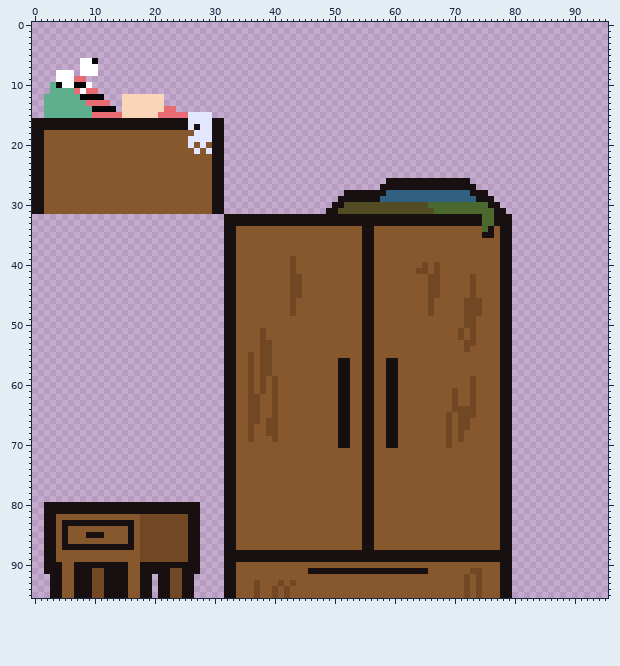
Two versions of one sprite sheet, Assets/Game/Sprites/Tiles/Pre-Flash/Wardrobe.png. That is the earlier state.
The file is 96x96 pixels.
New version:
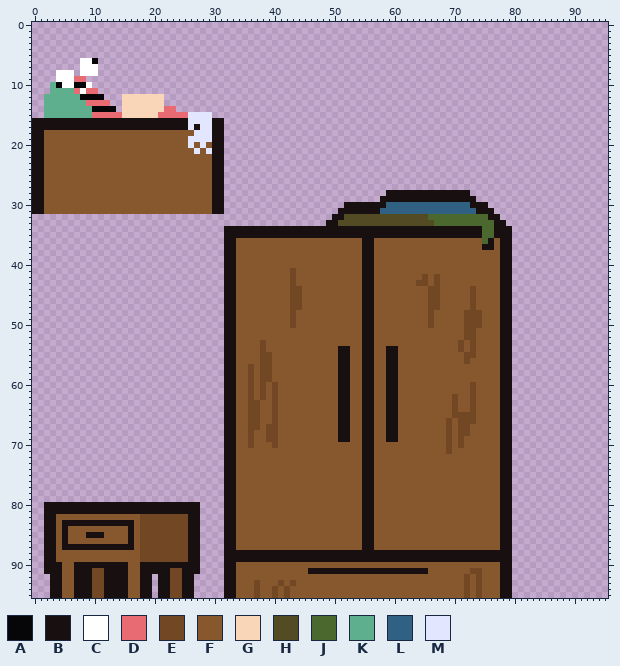
Palette (. is transparent): A #060608  B #181010  C #ffffff  D #e86a73  E #724824  F #87572d  G #fad6b8  H #524b24  J #4b692f  K #5daf8d  L #306082  M #e3e6ff
What changed:
@@ x 30..81 @@
 25 BB..................................................
-26 BB...........................BBBBBBBBBBBBBB.........
-27 BB..........................BBBBBBBBBBBBBBBB........
-28 BB....................BBBBBBBLLLLLLLLLLLLLLBBB......
-29 BB...................BBBBBBBLLLLLLLLLLLLLLLLBBB.....
-30 BB..................BBHHHHHHHHHHHHHHJJJJJJJJJJBB....
-31 BB.................BBHHHHHHHHHHHHHHHHJJJJJJJJJJBB...
-32 ..BBBBBBBBBBBBBBBBBBBBBBBBBBBBBBBBBBBBBBBBBBBJJBBB..
-33 ..BBBBBBBBBBBBBBBBBBBBBBBBBBBBBBBBBBBBBBBBBBBJJBBB..
-34 ..BBFFFFFFFFFFFFFFFFFFFFFBBFFFFFFFFFFFFFFFFFFJBFBB..
-35 ..BBFFFFFFFFFFFFFFFFFFFFFBBFFFFFFFFFFFFFFFFFFBBFBB..
-36 ..BBFFFFFFFFFFFFFFFFFFFFFBBFFFFFFFFFFFFFFFFFFFFFBB..
-37 ..BBFFFFFFFFFFFFFFFFFFFFFBBFFFFFFFFFFFFFFFFFFFFFBB..
+26 BB..................................................
+27 BB..................................................
+28 BB...........................BBBBBBBBBBBBBB.........
+29 BB..........................BBBBBBBBBBBBBBBB........
+30 BB....................BBBBBBBLLLLLLLLLLLLLLBBB......
+31 BB...................BBBBBBBLLLLLLLLLLLLLLLLBBB.....
+32 ....................BBHHHHHHHHHHHHHHJJJJJJJJJJBB....
+33 ...................BBHHHHHHHHHHHHHHHHJJJJJJJJJJBB...
+34 ..BBBBBBBBBBBBBBBBBBBBBBBBBBBBBBBBBBBBBBBBBBBJJBBB..
+35 ..BBBBBBBBBBBBBBBBBBBBBBBBBBBBBBBBBBBBBBBBBBBJJBBB..
+36 ..BBFFFFFFFFFFFFFFFFFFFFFBBFFFFFFFFFFFFFFFFFFJBFBB..
+37 ..BBFFFFFFFFFFFFFFFFFFFFFBBFFFFFFFFFFFFFFFFFFBBFBB..
 38 ..BBFFFFFFFFFFFFFFFFFFFFFBBFFFFFFFFFFFFFFFFFFFFFBB..
-39 ..BBFFFFFFFFFEFFFFFFFFFFFBBFFFFFFFFFFFFFFFFFFFFFBB..
-40 ..BBFFFFFFFFFEFFFFFFFFFFFBBFFFFFFFFEFEFFFFFFFFFFBB..
-41 ..BBFFFFFFFFFEFFFFFFFFFFFBBFFFFFFFEEFEFFFFFFFFFFBB..
-42 ..BBFFFFFFFFFEEFFFFFFFFFFBBFFFFFFFFFEEFFFFFEFFFFBB..
-43 ..BBFFFFFFFFFEEFFFFFFFFFFBBFFFFFFFFFEEFFFFFEFFFFBB..
+39 ..BBFFFFFFFFFFFFFFFFFFFFFBBFFFFFFFFFFFFFFFFFFFFFBB..
+40 ..BBFFFFFFFFFFFFFFFFFFFFFBBFFFFFFFFFFFFFFFFFFFFFBB..
+41 ..BBFFFFFFFFFEFFFFFFFFFFFBBFFFFFFFFFFFFFFFFFFFFFBB..
+42 ..BBFFFFFFFFFEFFFFFFFFFFFBBFFFFFFFFEFEFFFFFFFFFFBB..
+43 ..BBFFFFFFFFFEFFFFFFFFFFFBBFFFFFFFEEFEFFFFFFFFFFBB..
 44 ..BBFFFFFFFFFEEFFFFFFFFFFBBFFFFFFFFFEEFFFFFEFFFFBB..
 45 ..BBFFFFFFFFFEEFFFFFFFFFFBBFFFFFFFFFEEFFFFFEFFFFBB..
-46 ..BBFFFFFFFFFEFFFFFFFFFFFBBFFFFFFFFFEFFFFFEEEFFFBB..
-47 ..BBFFFFFFFFFEFFFFFFFFFFFBBFFFFFFFFFEFFFFFEEEFFFBB..
+46 ..BBFFFFFFFFFEEFFFFFFFFFFBBFFFFFFFFFEEFFFFFEFFFFBB..
+47 ..BBFFFFFFFFFEEFFFFFFFFFFBBFFFFFFFFFEEFFFFFEFFFFBB..
 48 ..BBFFFFFFFFFEFFFFFFFFFFFBBFFFFFFFFFEFFFFFEEEFFFBB..
-49 ..BBFFFFFFFFFFFFFFFFFFFFFBBFFFFFFFFFFFFFFFEEFFFFBB..
-50 ..BBFFFFFFFFFFFFFFFFFFFFFBBFFFFFFFFFFFFFFFEEFFFFBB..
-51 ..BBFFFFEFFFFFFFFFFFFFFFFBBFFFFFFFFFFFFFFEFEFFFFBB..
-52 ..BBFFFFEFFFFFFFFFFFFFFFFBBFFFFFFFFFFFFFFEFEFFFFBB..
-53 ..BBFFFFEEFFFFFFFFFFFFFFFBBFFFFFFFFFFFFFFFEEFFFFBB..
-54 ..BBFFFFEEFFFFFFFFFFFFFFFBBFFFFFFFFFFFFFFFEFFFFFBB..
-55 ..BBFFEFEEFFFFFFFFFFFFFFFBBFFFFFFFFFFFFFFFFFFFFFBB..
-56 ..BBFFEFEEFFFFFFFFFFFBBFFBBFFBBFFFFFFFFFFFFFFFFFBB..
+49 ..BBFFFFFFFFFEFFFFFFFFFFFBBFFFFFFFFFEFFFFFEEEFFFBB..
+50 ..BBFFFFFFFFFEFFFFFFFFFFFBBFFFFFFFFFEFFFFFEEEFFFBB..
+51 ..BBFFFFFFFFFFFFFFFFFFFFFBBFFFFFFFFFFFFFFFEEFFFFBB..
+52 ..BBFFFFFFFFFFFFFFFFFFFFFBBFFFFFFFFFFFFFFFEEFFFFBB..
+53 ..BBFFFFEFFFFFFFFFFFFFFFFBBFFFFFFFFFFFFFFEFEFFFFBB..
+54 ..BBFFFFEFFFFFFFFFFFFBBFFBBFFBBFFFFFFFFFFEFEFFFFBB..
+55 ..BBFFFFEEFFFFFFFFFFFBBFFBBFFBBFFFFFFFFFFFEEFFFFBB..
+56 ..BBFFFFEEFFFFFFFFFFFBBFFBBFFBBFFFFFFFFFFFEFFFFFBB..
 57 ..BBFFEFEEFFFFFFFFFFFBBFFBBFFBBFFFFFFFFFFFFFFFFFBB..
 58 ..BBFFEFEEFFFFFFFFFFFBBFFBBFFBBFFFFFFFFFFFFFFFFFBB..
-59 ..BBFFEFEFEFFFFFFFFFFBBFFBBFFBBFFFFFFFFFFFFEFFFFBB..
+59 ..BBFFEFEEFFFFFFFFFFFBBFFBBFFBBFFFFFFFFFFFFFFFFFBB..
 60 ..BBFFEFEFEFFFFFFFFFFBBFFBBFFBBFFFFFFFFFFFFEFFFFBB..
-61 ..BBFFEFEFEFFFFFFFFFFBBFFBBFFBBFFFFFFFFFEFFEFFFFBB..
-62 ..BBFFEEFFEFFFFFFFFFFBBFFBBFFBBFFFFFFFFFEFFEFFFFBB..
+61 ..BBFFEFEFEFFFFFFFFFFBBFFBBFFBBFFFFFFFFFFFFEFFFFBB..
+62 ..BBFFEFEFEFFFFFFFFFFBBFFBBFFBBFFFFFFFFFEFFEFFFFBB..
 63 ..BBFFEEFFEFFFFFFFFFFBBFFBBFFBBFFFFFFFFFEFFEFFFFBB..
-64 ..BBFFEEFFEFFFFFFFFFFBBFFBBFFBBFFFFFFFFFEEEEFFFFBB..
-65 ..BBFFEEFFEFFFFFFFFFFBBFFBBFFBBFFFFFFFFEFEEEFFFFBB..
-66 ..BBFFEEFEEFFFFFFFFFFBBFFBBFFBBFFFFFFFFEFEEFFFFFBB..
-67 ..BBFFEFFEEFFFFFFFFFFBBFFBBFFBBFFFFFFFFEFEEFFFFFBB..
-68 ..BBFFEFFEEFFFFFFFFFFBBFFBBFFBBFFFFFFFFEFEFFFFFFBB..
-69 ..BBFFEFFFEFFFFFFFFFFBBFFBBFFBBFFFFFFFFEFEFFFFFFBB..
-70 ..BBFFFFFFFFFFFFFFFFFBBFFBBFFBBFFFFFFFFEFFFFFFFFBB..
-71 ..BBFFFFFFFFFFFFFFFFFFFFFBBFFFFFFFFFFFFFFFFFFFFFBB..
+64 ..BBFFEEFFEFFFFFFFFFFBBFFBBFFBBFFFFFFFFFEFFEFFFFBB..
+65 ..BBFFEEFFEFFFFFFFFFFBBFFBBFFBBFFFFFFFFFEEEEFFFFBB..
+66 ..BBFFEEFFEFFFFFFFFFFBBFFBBFFBBFFFFFFFFEFEEEFFFFBB..
+67 ..BBFFEEFEEFFFFFFFFFFBBFFBBFFBBFFFFFFFFEFEEFFFFFBB..
+68 ..BBFFEFFEEFFFFFFFFFFBBFFBBFFBBFFFFFFFFEFEEFFFFFBB..
+69 ..BBFFEFFEEFFFFFFFFFFBBFFBBFFBBFFFFFFFFEFEFFFFFFBB..
+70 ..BBFFEFFFEFFFFFFFFFFFFFFBBFFFFFFFFFFFFEFEFFFFFFBB..
+71 ..BBFFFFFFFFFFFFFFFFFFFFFBBFFFFFFFFFFFFEFFFFFFFFBB..
 72 ..BBFFFFFFFFFFFFFFFFFFFFFBBFFFFFFFFFFFFFFFFFFFFFBB..
Changed places in both pictures, as pixel boxes (x1, y1, x2, y2):
changed: (224, 178, 512, 250)
changed: (248, 256, 302, 400)
changed: (416, 262, 482, 454)
changed: (338, 346, 350, 358)
changed: (386, 346, 398, 358)
changed: (248, 418, 278, 448)
changed: (338, 442, 350, 448)
changed: (386, 442, 398, 448)
